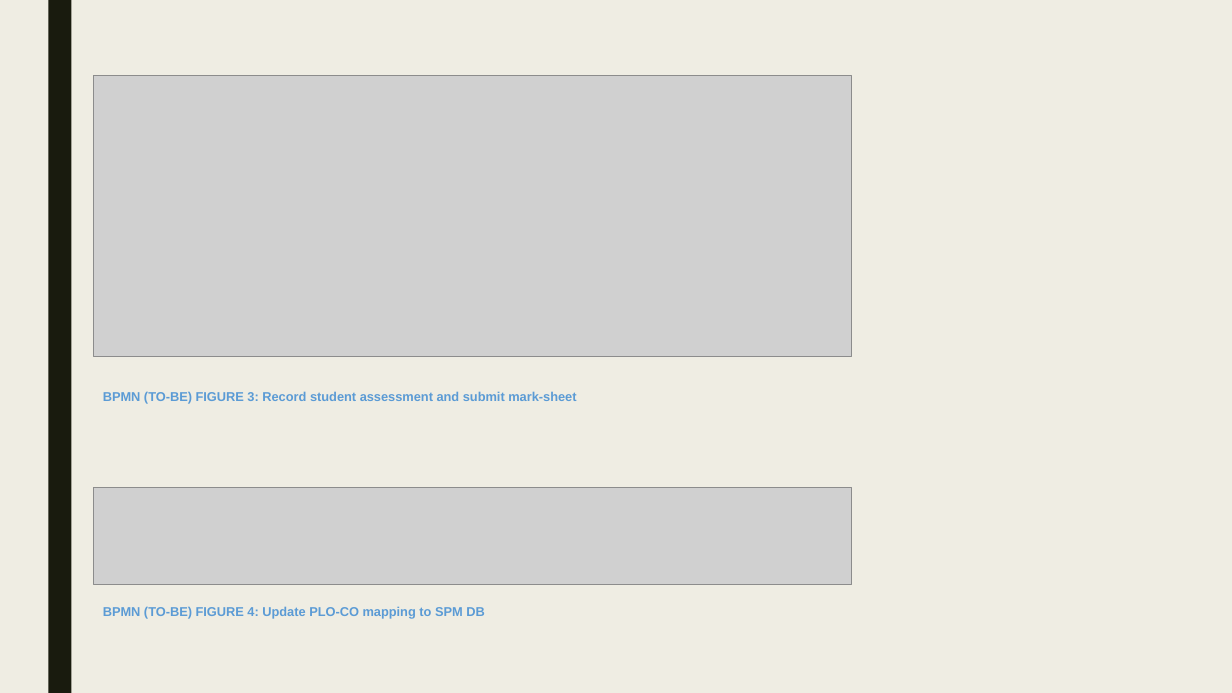
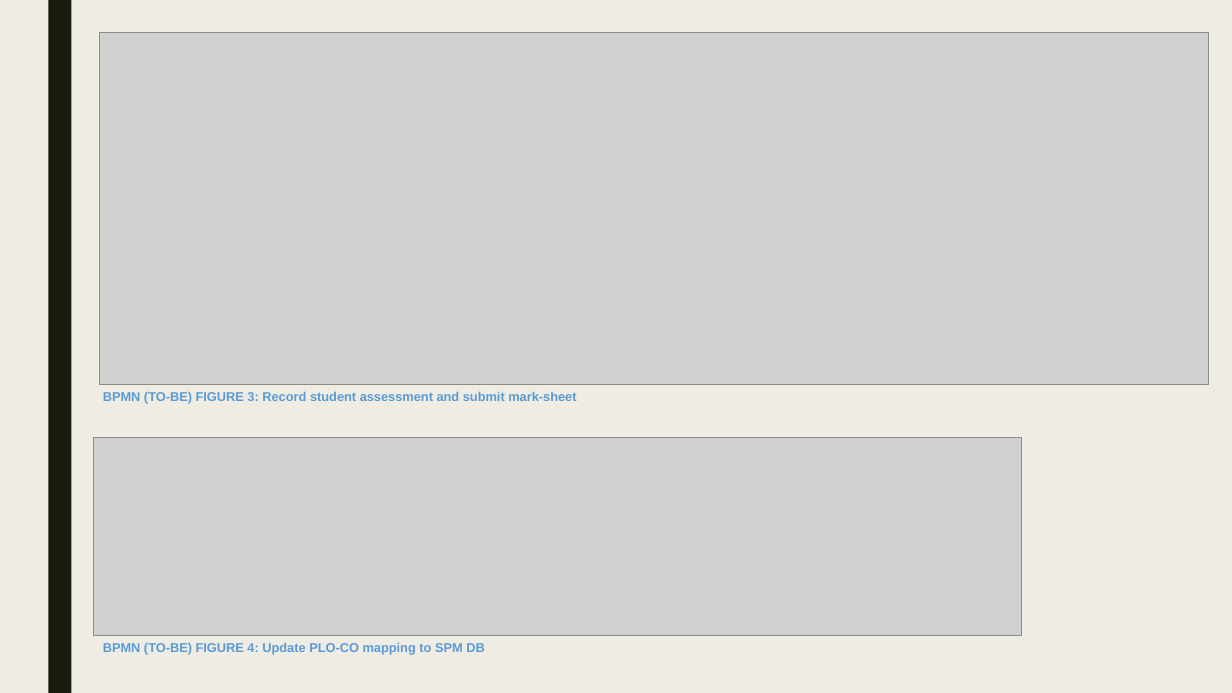
Before and after one commit to moon672/cse-303-1-spring-2021-group-3, a slide deck: slide 24 of Report/PRESENTATION/New Microsoft PowerPoint Presentation.pptx. Drawn at 1232x693 pixels with LibreOffice and Linux fonts; fonts in the diff are those of the drawing; grey boxes stand for pictures. Boxes give left, top, right and bottom in pixels: in the first picture for what was removed or moved away, otherwise in the second. Text is boxed around its words. In the diff, an @@ line names an element or a change of style, - is before the commit and + after.

```diff
--- a/Report/PRESENTATION/New Microsoft PowerPoint Presentation.pptx
+++ b/Report/PRESENTATION/New Microsoft PowerPoint Presentation.pptx
@@ picture: place and size @@
-picture at (93, 76, 852, 357)
+picture at (100, 32, 1209, 384)
@@ picture: place and size @@
-picture at (93, 487, 852, 585)
+picture at (93, 438, 1022, 636)
@@ text "BPMN (TO-BE) FIGURE 4: Update ...": place and size @@
-text "BPMN (TO-BE) FIGURE 4: Update ..." at (103, 606, 485, 619)
+text "BPMN (TO-BE) FIGURE 4: Update ..." at (103, 642, 485, 655)
```
Also in this commit, not shown: 7 other slides changed, 2 slides added, 1 slide removed, 1 other file.
